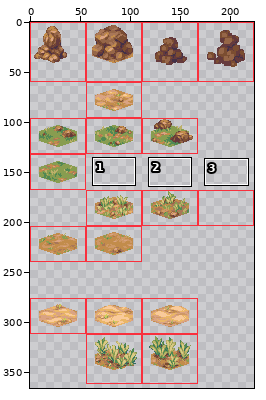
File history of a sprite sheet, public/assets/hex-tile-experiment-tiles.png. Above: a wide view before the commit, with the close-up outlined.
Close-up. Before:
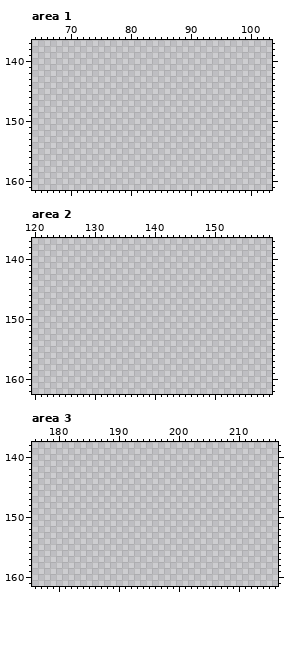
The file is 224x384 pixels. Shown: area 1: x 64..103, y 137..161; area 2: x 120..159, y 137..162; area 3: x 176..216, y 138..161. The wide view leaves out empty margins. The commit also changed other parts of the picture, which this record leaves out.
Once edited:
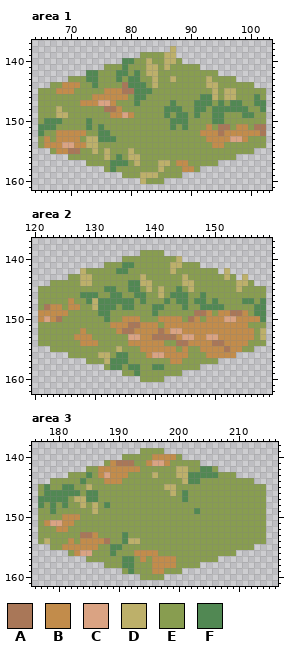
Palette (. is transparent): A #a97758  B #c28c4b  C #daa383  D #bdb06a  E #889d50  F #518853
From old to new:
Changed rows in their new state; - is an unchanged pixel.
Area 1:
first column x 65:
138 ----------------------D---------------
139 -----------------EEEEDD---------------
140 --------------FFEEDEEDDE--------------
141 -----------EEEFEEEDDEDEEEEE-----------
142 --------FFEEEFFEFEDDEEEEEEEEEE--------
143 -----EEEFFEEEFEFFEEDEEDEEEEEDEEEE-----
144 --EEBBBEEFEEEEAFFFEDEEEEEEEEDDEEEEEE--
145 EEEBBBEEEEEBBBAAFFFEEEEEEEEEEDEDDEEEEE
146 EEEEEEEEEBBBBBBEFFEEEEEEEEEFFDEDDEEEFE
147 EEEEEEEBBBCCBEEEFEEEEEFEEEFFFEFEFFEEFF
148 EEEDEEEEEEEAABEEEEEEEFFFEEFFEFFFFFFEEF
149 EEEDDEEEEEEEBBCBEEEEEFEFFEFEEFFEEEFFEE
150 EFFFEEEEFEEEEEEEEEEEEEFFFEEEEFFEEEEEEE
151 FFFEEEEEFEFEEEEEEEEEEEFEFEEEBEAAEBBEAA
152 FEEBBBBBEEFFEEEEEEEEEEEEEEEBBBABBBBBBA
153 EBEBBBBEDDFFFEEEEEEEEEEEEEEEBBBBCCBEEE
154 EBBBCCBBDDEEEEEEEEEEEEEEEEEEEBBEEEEEEE
155 --EBBAAEEDEDEEEDEEEEEEEEEEEEEEEEEEEE--
156 -----EEEEEEDEFEDDEEEEEEEEEEEEEEEE-----
157 --------EEEEFFFEDEEEDDEBBEEEEE--------
158 -----------EFEEEEEEEDEEEBBE-----------
159 --------------EEEDDDEEEE--------------
160 -----------------DEEE-----------------
Area 2:
first column x 121:
139 -----------------EEEE-----------------
140 --------------EEEEEEEEED--------------
141 -----------EEEFFEEEEEEDDEEE-----------
142 -------DEEEEEFFEEEEEEEDEEEEEEE-D------
143 -----EEDDEEEEEEEEDEEEEEEDEEEEEEDE-D---
144 --EEEEEDDEEEEEEFFDDEEEEEDDEEEEEEEDDE--
145 EEEEEEEEEEEFFEEFFEDEDEEFEDEEEEEEEDEEEE
146 EEEEEEEFFFEEFFEEFFEEDEFFFEEFEEEEEEEEEE
147 EEEEEBEEFDFFFFFFEFEEEFEFFEFFEFEEEEFFEF
148 EABBEBBEEDFFFEFFEEEFFEEEFEEFFFFEEEEEFF
149 BBBBBEEEEEFFEEEEEEEFEEEEEEAABEBBAABEFF
150 BCBAEEEEEEEFEEBBBEEEBBBBEABEBBBCCBBBBF
151 EEEEEEEEEEEEBBBAABBBEBBBBBBBBBBBBBBEEE
152 EEEEEEEBEEEEEBAABBBBABCCBBBBBBBBBBBBED
153 EEEEEEBBBEEEEEECCBBAAAABCCBBCCBBBBBBED
154 EEEEEEEBBBEEEEEBBBBBBEEAABBBBAABBBBEEE
155 --EEEEEEEEEEEDEEEBBBBBBEBEEBBBBABBEE--
156 -----EEEEEDDEFFEEEBCCBBBBEEEBBBBB-----
157 --------EEEDFFFEEEEEEEBBEEEEEE--------
158 -----------EFFEFFEEFFEEEEEE-----------
159 --------------EEFEEEEEEE--------------
160 -----------------EEEE-----------------
Area 3:
first column x 177:
139 -----------------EEEE-----------------
140 --------------EEEEEBBBBE--------------
141 -----------EBAAAEEBCCBEEEEE-----------
142 --------EEBBBBBBBEEEEEEDDEEFFE--------
143 -----EEEFEBCBBBEEEEDEEEDDFFFFFEEE-----
144 --EEEEEFEEEBBBEEEEEEEEEEDFFEEEEEEEEE--
145 EFEEFFEEDEEEEEEEEEEEEDDEEEEEEEEEEEEEEE
146 EFFFFFFEFFEEEEEEEEEEEEDEFEEEEEEEEEEEEE
147 FFFFFEDDFFEEEEEEEEEEEEEEFEEEEEEEEEEEEE
148 FEFEFEEDEDEFEEEEEEEEEEEEEEEEEEEEEEEEEE
149 EEFEEEEEEDEEEEEEEEEEEEEEEEFEEEEEEEEEEE
150 EEEEBBBEEEEEEEEEEEEEEEEEEEEEEEEEEEEEEE
151 EBCCBBEEEEEEEEEEEEEEEEEEEEEEEEEEEEEEEE
152 EEEBBEEEEEEEEEEEEEEEEEEEEEEEEEEEEEEEEE
153 EEEEEEEAABEEEEFEEEEEEEEEEEEEEEEEEEEEEE
154 EDEEEBEBBBBAEEFDDEEEEEEEEEEEEEEEEEEEEE
155 --EEBBBBBBEEFFEEEEEEEEEEEEEEEEEEEEEE--
156 -----EBCCEEEFEEEBBBBEEEEEEEEEEEEE-----
157 --------EEEEEEFFEBEBBBBEEEEEEE--------
158 -----------EEEFFEEEBBBBEEEE-----------
159 --------------EFEEEBBEEE--------------
160 -----------------EEEE-----------------
